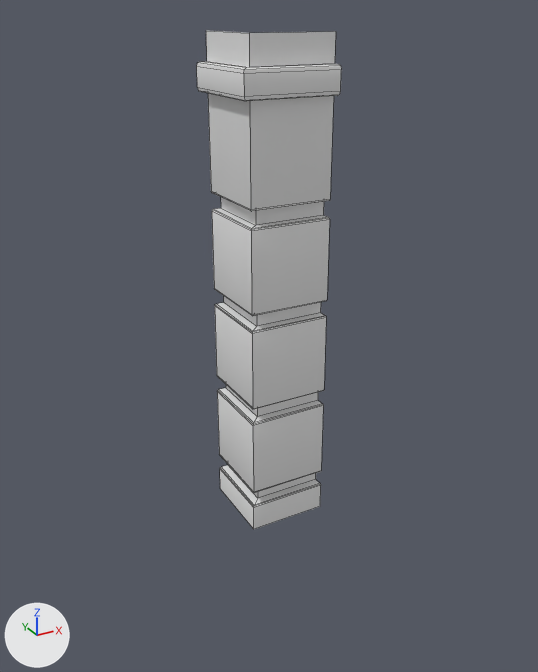
What one commit did to the FBX model TesisDV/Assets/Models/Models/NewHome/Upper_Wall_cornerS.fbx.
Both versions are drawn from a 50 mm camera at (-18.3, 1.98, 14.24) aimed at (-13.39, 10.9, 9.78). The lights are fixed; the arrows at lower left show +X, +Y and +Z. Mesh edges are drawn as thin lines.

The first picture shows 'Upper_Wall_cornerS'.
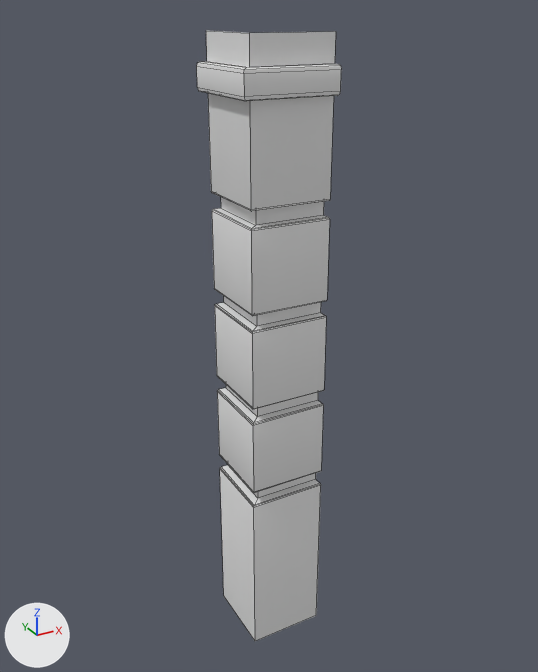
The newer file is also turned or shifted as a whole; pictures and numbers use the older file's frame.

Scene script edits in JSON lines:
```json
{"block": "me_mesh", "where": "me_mesh.from_pydata(...)  # 129 vertices, 82 faces; spans x 1.13..2.48, y -0.22..1.12, z -3.55..3.49"}
{"block": "me_mesh", "where": "# used by ob_upper_wall_corners; location = (-15.31, 10.29, 10.49)"}
{"block": "me_mesh", "where": "# before: 0 (2.48, -0.07, -3.55) at pixel (320, 506), 47 (1.28, -0.07, -3.55) at pixel (253, 529), 48 (1.28, 1.12, -3.55) at pixel (220, 488)"}
{"block": "me_mesh", "change": "me_mesh part 1"}
{"op": "add", "block": "me_mesh", "code": "for i in [0, 47, 48]: me_mesh.vertices[i].co += Vector((0.0, 0.0, -2.28))"}
```

Pixel boxes [x1, y1, x2, y2] of what changed, in the pictures (538 x 672 px; the box of a moved part takes in the faces that stretch with it):
```json
{"object": "Upper_Wall_cornerS", "change": "reshaped", "before": [197, 30, 341, 529], "after": [197, 30, 341, 641], "on screen": "22% taller"}
{"part": 1, "of": "me_mesh", "change": "moved or reshaped", "before": [220, 470, 321, 529], "after": [220, 470, 321, 641]}
```
